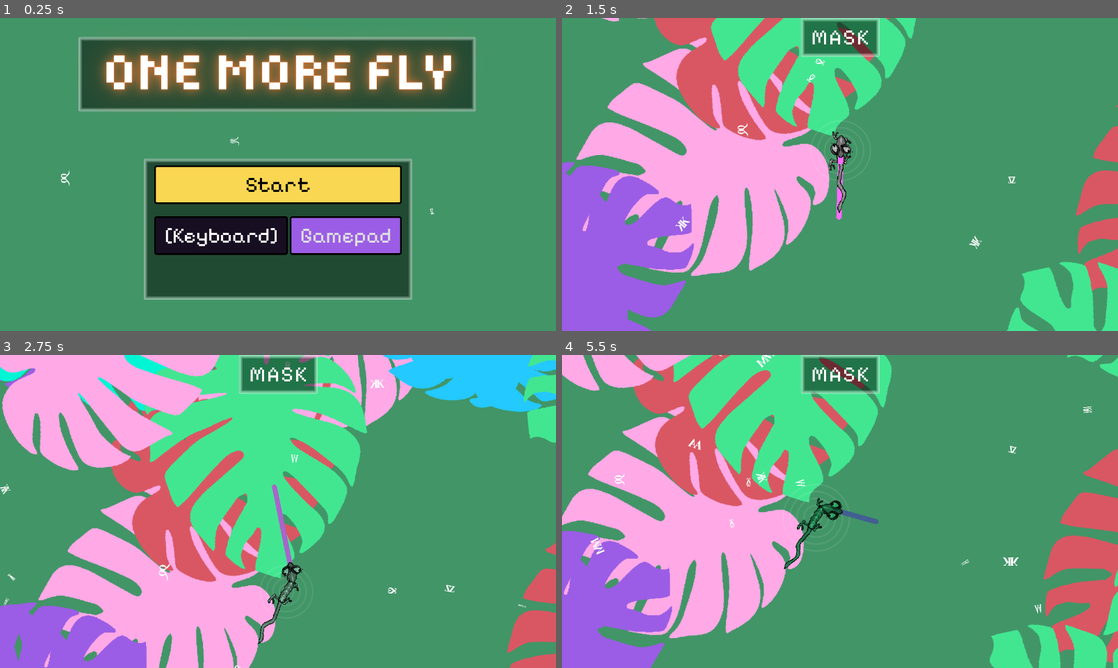
Above: before the commit, frames 1-4 (two rows, left to right).
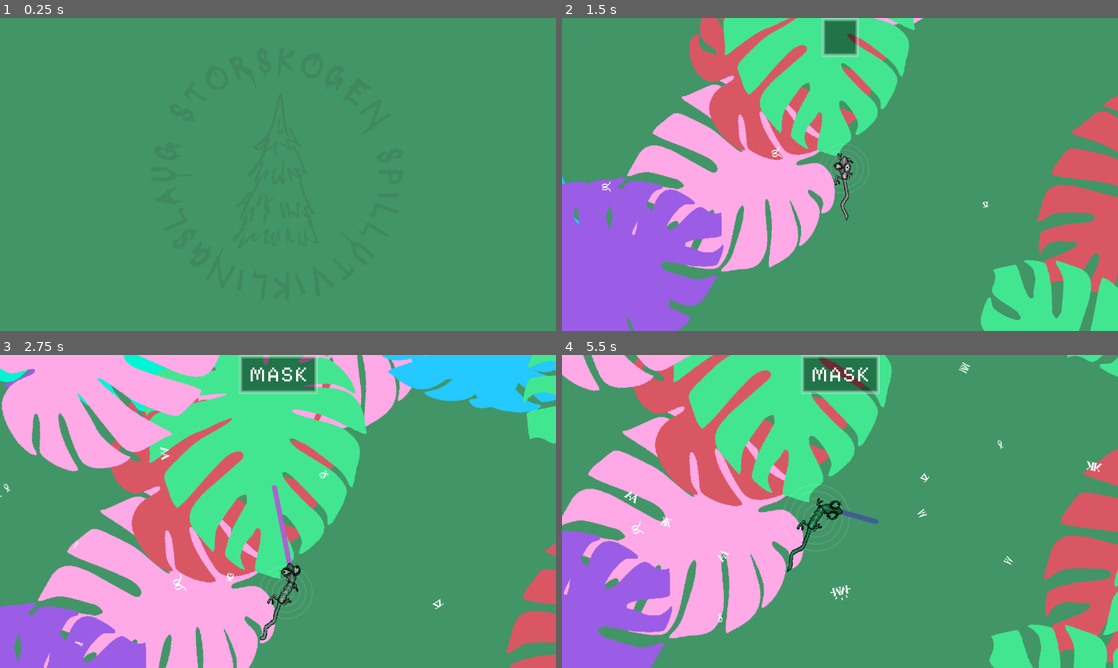
Above: after the commit, the same moments.

Repository: bjornarprytz/mask
Game: Godot game, scene res://splash.tscn
The game is run twice, just before and just after one commit, with the same random seed, the same clock (stepped at 60 frames per second) and the same inputs. Before the commit the project starts from res://entry.tscn. Sound files missing from this copy of the repository are replaced by a short silence.
Inputs (mouse positions are in pixels of both pictures, inside the frame that each line leads up to):
- Up to frame 1 (0.25 s): no input
- Up to frame 2 (1.5 s): click (840, 183) at 0.5 s, where only the run before the commit has a clickable "Start"; click (840, 183) at 1.25 s, where only the run after the commit has a clickable "Start"
- Up to frame 3 (2.75 s): tap Enter at 2 s; move the mouse to (255, 373) at 2.02 s; hold Right (ui_right) from 2.03 s (still down); hold Space (chamele) from 2.03 s (still down); click (255, 373) at 2.3 s
- Up to frame 4 (5.5 s): move the mouse to (834, 373) at 2.77 s; release Right (ui_right) at 2.78 s; release Space (chamele) at 2.78 s; hold Down (ui_down) 2.78-3.53 s; click (834, 373) at 2.85 s; tap Space (chamele) at 3.05, 4.55 s; move the mouse to (851, 373) at 3.52 s; hold Right (ui_right) 3.53-4.28 s; hold Space (chamele) 3.53-4.28 s; click (851, 373) at 3.8 s; move the mouse to (862, 373) at 4.27 s; hold Up (ui_up) 4.28-5.03 s; click (862, 373) at 4.35 s; move the mouse to (1006, 558) at 5.02 s; hold Left (ui_left) from 5.03 s (still down); hold Space (chamele) from 5.03 s (still down); click (1006, 558) at 5.3 s

The runs differ from the first frame. In frame 1, 39% of the frame differs, in the area x 10-86%, y 6-90%; in frame 2, 25%; in frame 3, 4.4%; in frame 4, 0.9%.

Commit message:
audio import wip flies

Diff:
--- a/src/actions/shoot.gd
+++ b/src/actions/shoot.gd
@@ -39,7 +39,7 @@
 
 func _control_time(f: float):
 	Engine.time_scale = f
-	Events.game.music.pitch_scale = f
+	Audio.music.pitch_scale = f
 
 
 func fire():
--- a/src/autoloads/audio_manager.gd
+++ b/src/autoloads/audio_manager.gd
@@ -4,6 +4,7 @@
 @export var n_2d_players: int = 4
 
 @export var db_adjust : float
+@onready var music: AudioStreamPlayer = %Music
 
 
 var _static_p: Array[AudioStreamPlayer] = []
@@ -12,6 +13,24 @@
 
 func _ready() -> void:
 	_allocate_players()
+
+func start_theme(song: AudioStream):
+	var tween = create_tween()
+	if music.playing:
+		tween.tween_property(music, "volume_db", -80, .69)
+	tween.tween_property(music, "volume_db", 0.0, .39)
+	tween.tween_callback(_start_song.bind(song))
+
+func continue_theme(song: AudioStream):
+	var playback_point = 0.0
+	if (music.stream):
+		playback_point = music.get_playback_position()
+	music.stream = song
+	music.play(playback_point)
+
+func _start_song(song: AudioStream):
+	music.stream = song
+	music.play()
 
 func _allocate_players():
 	for i in range(n_static_players):
--- a/src/autoloads/audio_manager.tscn
+++ b/src/autoloads/audio_manager.tscn
@@ -1,6 +1,9 @@
-[gd_scene format=3 uid="uid://d2j3wdh8ilo6g"]
+[gd_scene load_steps=2 format=3 uid="uid://d2j3wdh8ilo6g"]
 
 [ext_resource type="Script" uid="uid://c76rptek14386" path="res://autoloads/audio_manager.gd" id="1_tr7pb"]
 
-[node name="AudioManager" type="Node2D" unique_id=763073839]
+[node name="Audio" type="Node2D"]
 script = ExtResource("1_tr7pb")
+
+[node name="Music" type="AudioStreamPlayer" parent="."]
+unique_name_in_owner = true
--- a/src/chameleonardo/tongue.gd
+++ b/src/chameleonardo/tongue.gd
@@ -16,37 +16,37 @@
 var is_done = false
 
 func _process(_delta: float) -> void:
-    # Rotate the tongue towards the target vector
-    if target_vector != Vector2.ZERO:
-        global_rotation = target_vector.angle()
+	# Rotate the tongue towards the target vector
+	if target_vector != Vector2.ZERO:
+		global_rotation = target_vector.angle()
 
 func shoot(global_target: Vector2):
-    hitbox.monitoring = true
-    target_vector = global_target - global_position
-    var distance = target_vector.length()
-    # tween the tounge toward target
-    tween = create_tween().set_parallel()
-    tween.tween_property(stretch, "size:x", distance, duration)
-    tween.tween_property(ball, "global_position", global_target, duration)
-    tween.chain()
-    tween.tween_callback(_retract)
+	hitbox.monitoring = true
+	target_vector = global_target - global_position
+	var distance = target_vector.length()
+	# tween the tounge toward target
+	tween = create_tween().set_parallel()
+	tween.tween_property(stretch, "size:x", distance, duration)
+	tween.tween_property(ball, "global_position", global_target, duration)
+	tween.chain()
+	tween.tween_callback(_retract)
 
 func _on_hitbox_area_entered(area: Area2D) -> void:
-    if (area.owner is Fly):
-        hit.emit(area.owner)
-        _retract()
+	if (area.owner is Fly):
+		hit.emit(area.owner)
+		_retract()
 
 func _retract():
-    if tween:
-        tween.kill()
-    tween = create_tween()
-    tween.tween_property(stretch, "size:x", 0, duration)
-    tween.set_parallel()
-    tween.tween_property(ball, "position", Vector2.ZERO, duration)
-    tween.chain()
-    tween.tween_callback(_on_retracted)
+	if tween:
+		tween.kill()
+	tween = create_tween()
+	tween.tween_property(stretch, "size:x", 0, duration)
+	tween.set_parallel()
+	tween.tween_property(ball, "position", Vector2.ZERO, duration)
+	tween.chain()
+	tween.tween_callback(_on_retracted)
 
 func _on_retracted():
-    retracted.emit()
-    done.emit()
-    is_done = true
+	retracted.emit()
+	done.emit()
+	is_done = true
--- a/src/entry.gd
+++ b/src/entry.gd
@@ -8,6 +8,8 @@
 func _ready() -> void:
 	if Events.control_scheme == EventBus.ControlScheme.KEYBOARD:
 		keyboard_button.button_pressed = true
+
+	Audio.start_theme(preload("res://assets/audio/OneMoreFly - full.mp3"))
 
 func _on_keyboard_button_toggled(toggled_on: bool) -> void:
 	if (toggled_on):
--- a/src/fly.gd
+++ b/src/fly.gd
@@ -11,6 +11,8 @@
 @onready var r_form: RichTextLabel = %RForm
 @onready var l_form: RichTextLabel = %LForm
 @onready var startle: Node2D = %Startle
+
+@onready var sounds: AudioStreamPlayer2D = %Sounds
 
 @onready var flap_offset = randf()
 
@@ -40,6 +42,8 @@
 
 
 	set_form(Events.get_char())
+
+	sounds.finished.connect(sounds.play)
 
 
 func _check_distance_to_chameleonardo() -> void:
--- a/src/fly.tscn
+++ b/src/fly.tscn
@@ -1,12 +1,36 @@
-[gd_scene load_steps=4 format=3 uid="uid://blkyyoapwotmd"]
+[gd_scene load_steps=14 format=3 uid="uid://blkyyoapwotmd"]
 
 [ext_resource type="Script" uid="uid://06ht2buj6rhn" path="res://fly.gd" id="1_qarim"]
 [ext_resource type="Theme" uid="uid://d2ql40tpyyiaj" path="res://bug_wings_theme.tres" id="2_7c42i"]
+[ext_resource type="AudioStream" uid="uid://cudq1mf8tmby6" path="res://assets/audio/bzzz1.wav" id="3_5qxig"]
+[ext_resource type="AudioStream" uid="uid://0dbup6yxsuou" path="res://assets/audio/bzzz2.wav" id="4_i0vu0"]
+[ext_resource type="AudioStream" uid="uid://ddvhy4y2qe4xs" path="res://assets/audio/bzzz3.wav" id="5_e3qkk"]
+[ext_resource type="AudioStream" uid="uid://h5jg6us38r0i" path="res://assets/audio/bzzz4.wav" id="6_uy870"]
+[ext_resource type="AudioStream" uid="uid://cc61hgic25luh" path="res://assets/audio/bzzz5.wav" id="7_rosxw"]
+[ext_resource type="AudioStream" uid="uid://do7r3hfw2rwcx" path="res://assets/audio/bzzz6.wav" id="8_tyms6"]
+[ext_resource type="AudioStream" uid="uid://bdorvl1u5q3ib" path="res://assets/audio/bzzz7.wav" id="9_b80in"]
+[ext_resource type="AudioStream" uid="uid://da1kw8kwchnen" path="res://assets/audio/bzzz8.wav" id="10_i26fa"]
+[ext_resource type="AudioStream" uid="uid://dwk5lajnvwud0" path="res://assets/audio/bzzz9.wav" id="11_4x2k7"]
 
 [sub_resource type="RectangleShape2D" id="RectangleShape2D_mv3iy"]
 size = Vector2(12, 8)
 
+[sub_resource type="AudioStreamRandomizer" id="AudioStreamRandomizer_k06e4"]
+random_pitch = 1.1
+streams_count = 10
+stream_0/stream = ExtResource("3_5qxig")
+stream_1/stream = ExtResource("4_i0vu0")
+stream_2/stream = ExtResource("5_e3qkk")
+stream_3/stream = ExtResource("6_uy870")
+stream_4/stream = ExtResource("7_rosxw")
+stream_5/stream = ExtResource("7_rosxw")
+stream_6/stream = ExtResource("8_tyms6")
+stream_7/stream = ExtResource("9_b80in")
+stream_8/stream = ExtResource("10_i26fa")
+stream_9/stream = ExtResource("11_4x2k7")
+
 [node name="Fly" type="PathFollow2D"]
+z_index = 1
 script = ExtResource("1_qarim")
 
 [node name="RWing" type="Node2D" parent="."]
@@ -85,3 +109,8 @@
 offset_right = 18.0
 offset_bottom = 6.0
 rotation = -1.5707964
+
+[node name="Sounds" type="AudioStreamPlayer2D" parent="."]
+unique_name_in_owner = true
+stream = SubResource("AudioStreamRandomizer_k06e4")
+max_distance = 500.0
--- a/src/letter_block.gd
+++ b/src/letter_block.gd
@@ -10,6 +10,8 @@
 
 func score(color: Color) -> Tween:
 	is_scored = true
+	if (color == Color.WHITE):
+		color = Color.WEB_GRAY
 	var tween = create_tween()
 	tween.tween_property(self, "modulate", color, .5)
 	return tween
--- a/src/main.gd
+++ b/src/main.gd
@@ -11,7 +11,6 @@
 
 @onready var camera: Camera2D = %Camera
 @onready var chameleonardo: Chameleonardo = %Chameleonardo
-@onready var music: AudioStreamPlayer = %Music
 @onready var word_game: WordGame = %WordGame
 
 func _ready() -> void:
@@ -19,6 +18,8 @@
 	current_word = word_pool.pick_random()
 	word_pool.erase(current_word)
 	word_game.set_target(current_word)
+
+	Audio.continue_theme(preload("res://assets/audio/OneMoreFly - tromme og bass.mp3"))
 
 
 func _on_word_game_word_completed() -> void:
--- a/src/main.tscn
+++ b/src/main.tscn
@@ -1,10 +1,9 @@
-[gd_scene load_steps=7 format=3 uid="uid://cgrejd4v5ywd3"]
+[gd_scene load_steps=6 format=3 uid="uid://cgrejd4v5ywd3"]
 
 [ext_resource type="Script" uid="uid://736gp2f48fi7" path="res://main.gd" id="1_ig7tw"]
 [ext_resource type="PackedScene" uid="uid://c14js4o0ltlpm" path="res://world/world.tscn" id="2_0xm2m"]
 [ext_resource type="PackedScene" uid="uid://b50dkk78u0h5e" path="res://chameleonardo/chameleonardo.tscn" id="3_h2yge"]
 [ext_resource type="Script" uid="uid://ikta2fosfijt" path="res://camera.gd" id="4_lquwl"]
-[ext_resource type="AudioStream" uid="uid://djs62uk2y1ucf" path="res://assets/audio/OneMoreFly.mp3" id="5_lquwl"]
 [ext_resource type="PackedScene" uid="uid://br808a46lcwvj" path="res://word_target.tscn" id="6_7mycd"]
 
 [node name="Main" type="Node2D"]
@@ -25,11 +24,6 @@
 script = ExtResource("4_lquwl")
 target = NodePath("../Chameleonardo")
 
-[node name="Music" type="AudioStreamPlayer" parent="."]
-unique_name_in_owner = true
-stream = ExtResource("5_lquwl")
-autoplay = true
-
 [node name="CanvasLayer" type="CanvasLayer" parent="."]
 
 [node name="WordGame" parent="CanvasLayer" instance=ExtResource("6_7mycd")]
--- a/src/project.godot
+++ b/src/project.godot
@@ -15,7 +15,7 @@
 [application]
 
 config/name="one-more-fly"
-run/main_scene="uid://c6xvv2r524gst"
+run/main_scene="uid://crmcpqrhu3ybb"
 config/features=PackedStringArray("4.5", "GL Compatibility")
 boot_splash/bg_color=Color(0.40784314, 0.72156864, 0.5529412, 1)
 config/icon="res://icon.svg"
@@ -25,10 +25,10 @@
 Utility="*res://autoloads/utility.gd"
 Events="*res://autoloads/event_bus.gd"
 Create="*res://autoloads/factory.gd"
-Audio="*res://autoloads/audio_manager.gd"
 NodeEffects="*res://autoloads/node_effects.gd"
 Controls="*res://autoloads/controls.tscn"
 Palette="*res://autoloads/palette.tscn"
+Audio="*res://autoloads/audio_manager.tscn"
 
 [display]
 
--- /dev/null
+++ b/src/splash.gd
@@ -0,0 +1,20 @@
+extends Node2D
+
+@onready var audio: AudioStreamPlayer = %Audio
+@onready var logo: TextureRect = %Logo
+
+var splash_tween : Tween
+
+func _ready() -> void:
+	splash_tween = create_tween()
+	splash_tween.tween_property(logo, "modulate:a", 1.0, 2.0).from(0.0)
+	await splash_tween.finished
+	audio.play()
+	await audio.finished
+	await get_tree().create_timer(0.5).timeout
+	get_tree().change_scene_to_file("res://entry.tscn")
+
+func _input(event: InputEvent) -> void:
+	if (event is InputEventKey or event is InputEventMouseButton):
+		splash_tween.kill()
+		get_tree().change_scene_to_file("res://entry.tscn")
--- /dev/null
+++ b/src/splash.tscn
@@ -0,0 +1,25 @@
+[gd_scene load_steps=4 format=3 uid="uid://crmcpqrhu3ybb"]
+
+[ext_resource type="Script" uid="uid://chxkcdiqb4nfy" path="res://splash.gd" id="1_b04ml"]
+[ext_resource type="AudioStream" uid="uid://bbwamdm88sl" path="res://assets/audio/splash-audio.wav" id="2_50j67"]
+[ext_resource type="Texture2D" uid="uid://bucxr0h40bohd" path="res://assets/img/sTORSKOGEN-2.png" id="3_13jq6"]
+
+[node name="Splash" type="Node2D"]
+script = ExtResource("1_b04ml")
+
+[node name="Audio" type="AudioStreamPlayer" parent="."]
+unique_name_in_owner = true
+stream = ExtResource("2_50j67")
+
+[node name="CanvasLayer" type="CanvasLayer" parent="."]
+
+[node name="Logo" type="TextureRect" parent="CanvasLayer"]
+unique_name_in_owner = true
+anchors_preset = 15
+anchor_right = 1.0
+anchor_bottom = 1.0
+grow_horizontal = 2
+grow_vertical = 2
+texture = ExtResource("3_13jq6")
+expand_mode = 2
+stretch_mode = 5
--- a/src/world/world.gd
+++ b/src/world/world.gd
@@ -5,6 +5,8 @@
 
 @export var spawn_interval: float = 1.0
 @export var spawn_wave_size: float = 6.0
+
+@onready var fly_parent: Node2D = %FlyParent
 
 var segments: Dictionary[Vector2i, WorldSegment] = {}
 
@@ -44,7 +46,7 @@
 			var distance = randf_range(800.0, 1000.0)
 			var spawn_pos = chameleonardo.global_position + Vector2.RIGHT.rotated(angle) * distance
 			var fly = Create.fly()
-			get_tree().root.call_deferred("add_child", fly)
+			fly_parent.add_child(fly)
 			fly.global_position = spawn_pos
 
 
--- a/src/world/world.tscn
+++ b/src/world/world.tscn
@@ -4,3 +4,6 @@
 
 [node name="World" type="Node2D"]
 script = ExtResource("1_6xmxd")
+
+[node name="FlyParent" type="Node2D" parent="."]
+unique_name_in_owner = true
Not shown, added: src/assets/audio/OneMoreFly - FULL FANFARE.mp3.import
Not shown, added: src/assets/audio/OneMoreFly - full.mp3.import
Not shown, added: src/assets/audio/OneMoreFly - tromme og bass.mp3.import
Not shown, added: src/assets/audio/OneMoreFly - tromme og synth.mp3.import
Not shown, added: src/assets/audio/OneMoreFly - tromme.mp3.import
Not shown, removed: src/assets/audio/OneMoreFly.mp3.import
Not shown, added: src/assets/audio/bzzz1.wav.import
Not shown, added: src/assets/audio/bzzz2.wav.import
Not shown, added: src/assets/audio/bzzz3.wav.import
Not shown, added: src/assets/audio/bzzz4.wav.import
Not shown, added: src/assets/audio/bzzz5.wav.import
Not shown, added: src/assets/audio/bzzz6.wav.import
(and 35 more such lines)
